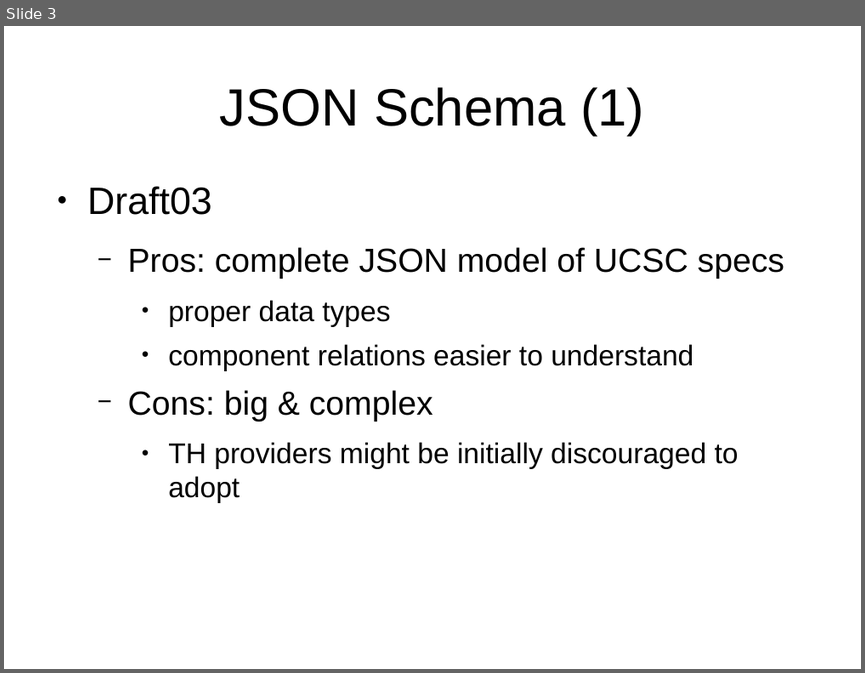
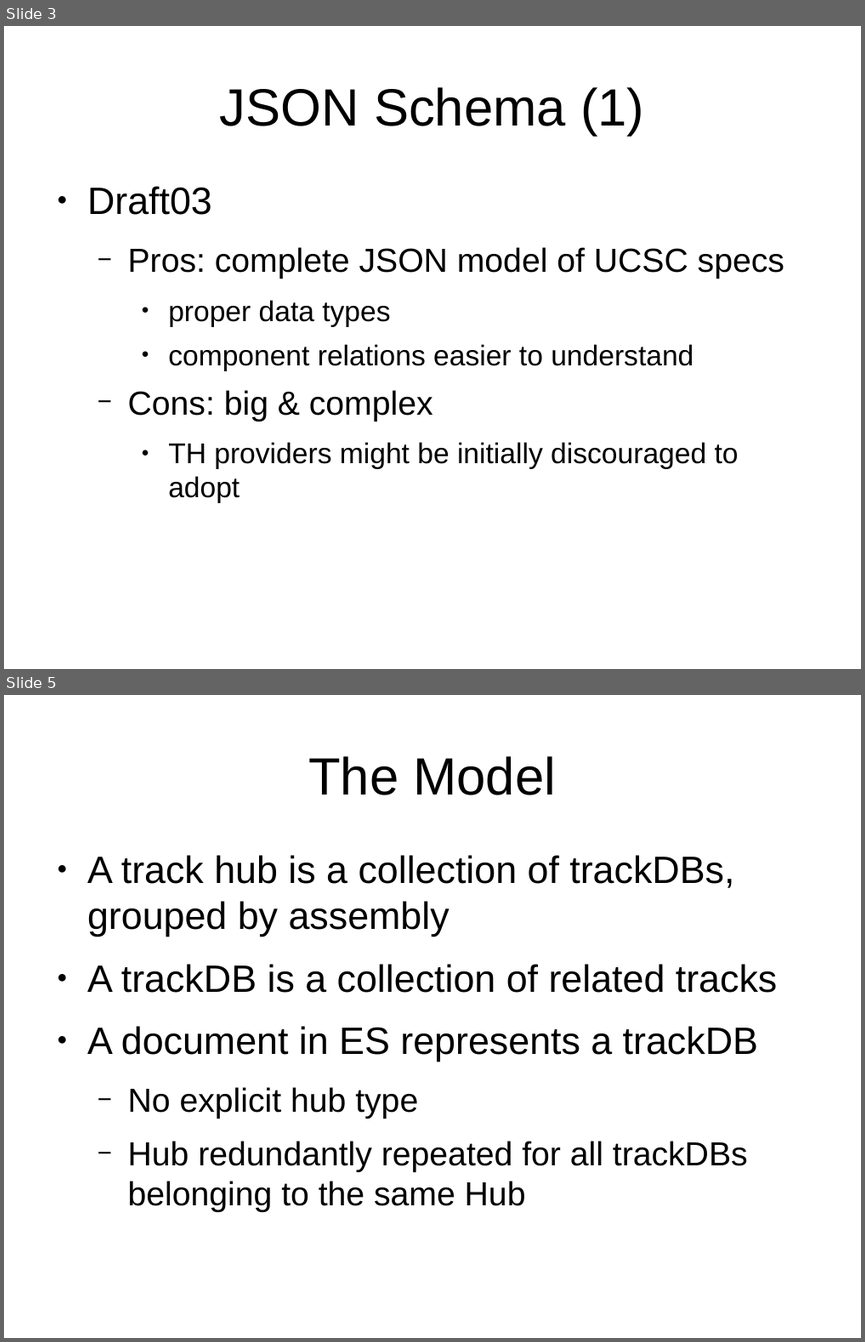
Before and after one commit to Ensembl/trackhub-registry, a slide deck: docs/code_review_07-05-15/talk.odp. Shown one above the other, each under a label of ours: slide 3 before the commit, slides 3 and 5 after it; the slides between them are not shown. The pictures are 865x673 and 865x1342 pixels, drawn with LibreOffice and Linux fonts; fonts in the diff are those of the drawing; background and template pictures are left out. Boxes give left, top, right and bottom in pixels: in the first picture for what was removed or moved away, otherwise in the second. Text is boxed around its words. In the diff, an @@ line names an element or a change of style, - is before the commit and + after.

```diff
--- a/docs/code_review_07-05-15/talk.odp
+++ b/docs/code_review_07-05-15/talk.odp
@@ slide 5 added at [4, 695, 861, 1338], background #FFFFFF @@
@@ title added at [308, 756, 556, 795], 44 pt, text #000000 @@
+The Model
@@ text added at [87, 855, 777, 1212], 32 pt, text #000000 @@
+● A track hub is a collection of trackDBs, grouped by assembly
+● A trackDB is a collection of related tracks
+● A document in ES represents a trackDB
+  − No explicit hub type
+  − Hub redundantly repeated for all trackDBs belonging to the same Hub
```
Also in this commit, not shown: 1 slide changed, 3 other slides added, 1 other file.
